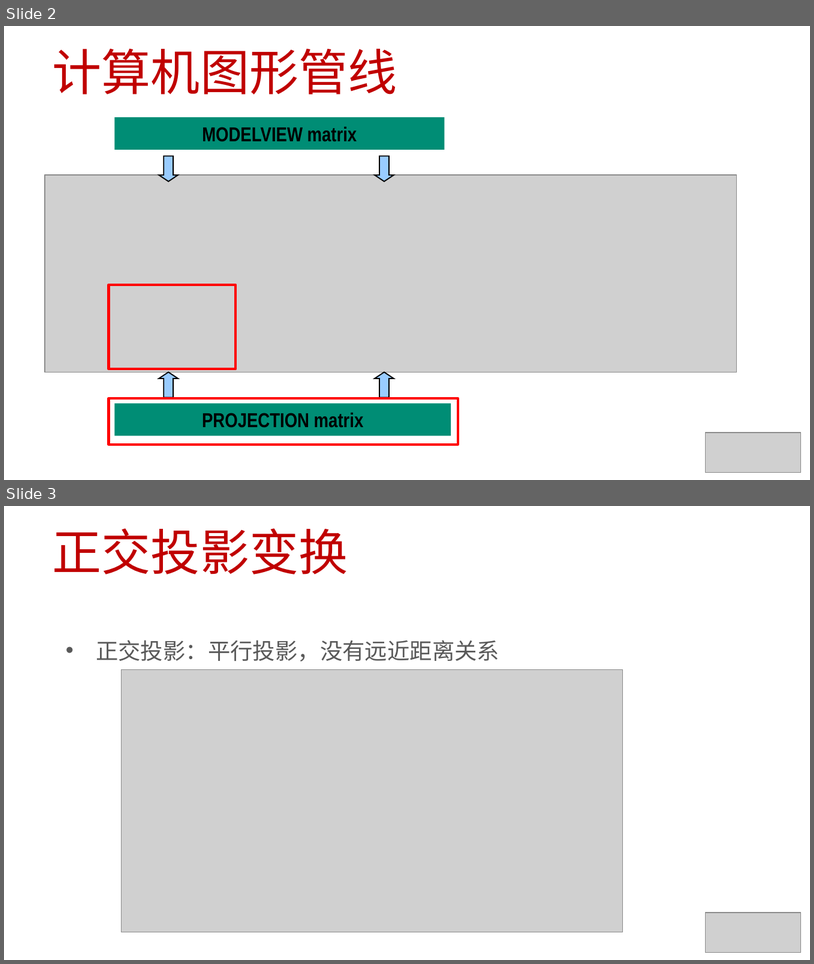
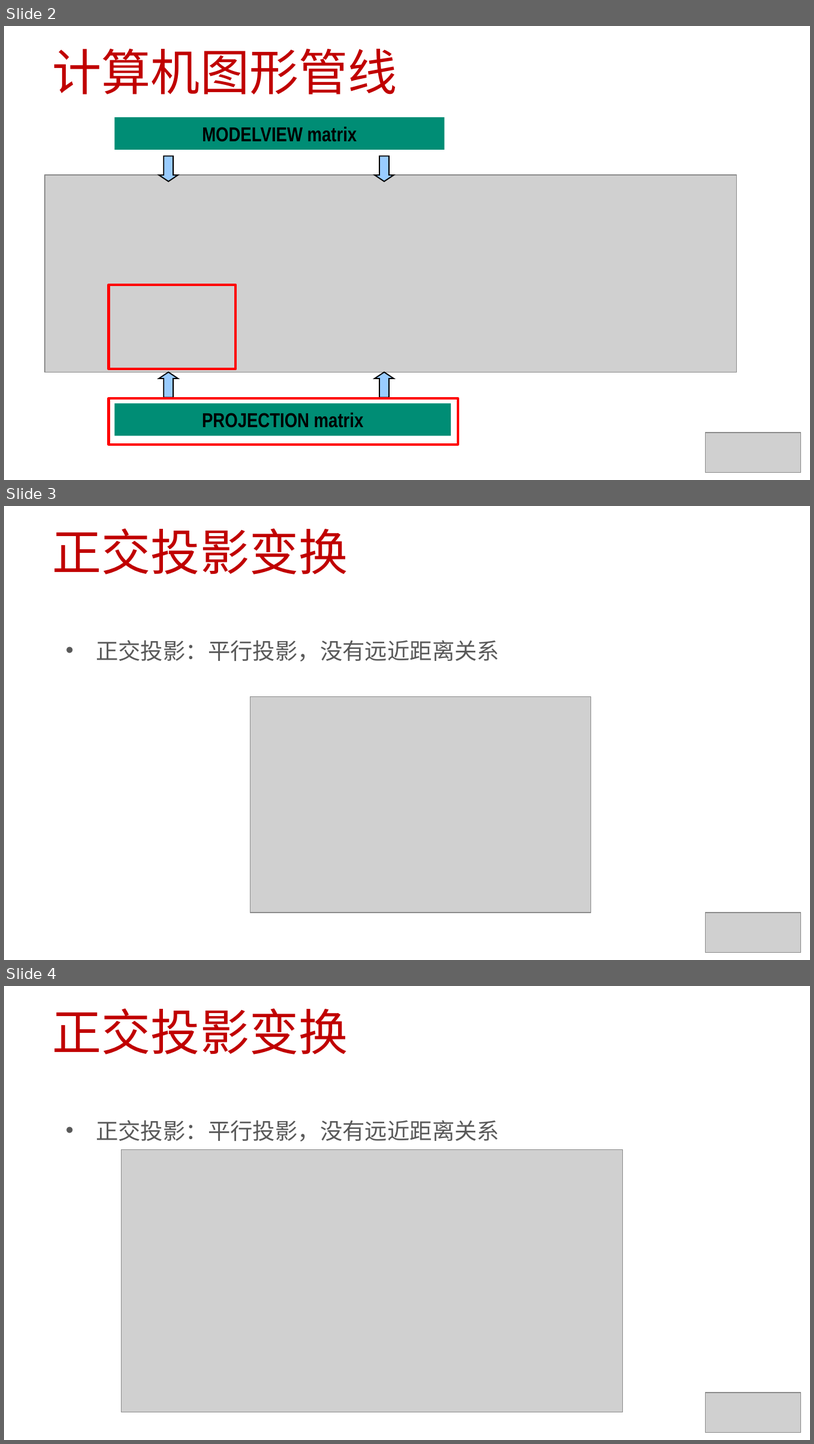
Before and after one commit to EDUCourseSeries/GraphicsPipeline, a slide deck: PPT/Graphics Pipeline06-投影变换-正交投影.pptx. Shown one above the other, each under a label of ours: slides 2 and 3 before the commit, slides 2, 3 and 4 after it. The pictures are 814x964 and 814x1444 pixels, drawn with LibreOffice and Linux fonts; fonts in the diff are those of the drawing; grey boxes stand for pictures. Boxes give left, top, right and bottom in pixels: in the first picture for what was removed or moved away, otherwise in the second. Text is boxed around its words. In the diff, an @@ line names an element or a change of style, - is before the commit and + after.

```diff
--- a/PPT/Graphics Pipeline06-投影变换-正交投影.pptx
+++ b/PPT/Graphics Pipeline06-投影变换-正交投影.pptx
@@ slide 3 added at box(4, 506, 810, 960), background #FFFFFF @@
@@ title added at box(53, 528, 348, 574), 44 pt, text #C00000 @@
+正交投影变换
@@ text added at box(96, 640, 500, 661), 20 pt, text #595959 @@
+• 正交投影：平行投影，没有远近距离关系
@@ picture added at box(250, 696, 591, 912) @@
@@ picture added at box(705, 912, 801, 952) @@
@@ what was slide 3 is now slide 4 @@
```
Also in this commit, not shown: 3 slides changed, 4 other slides added, 15 other files.
